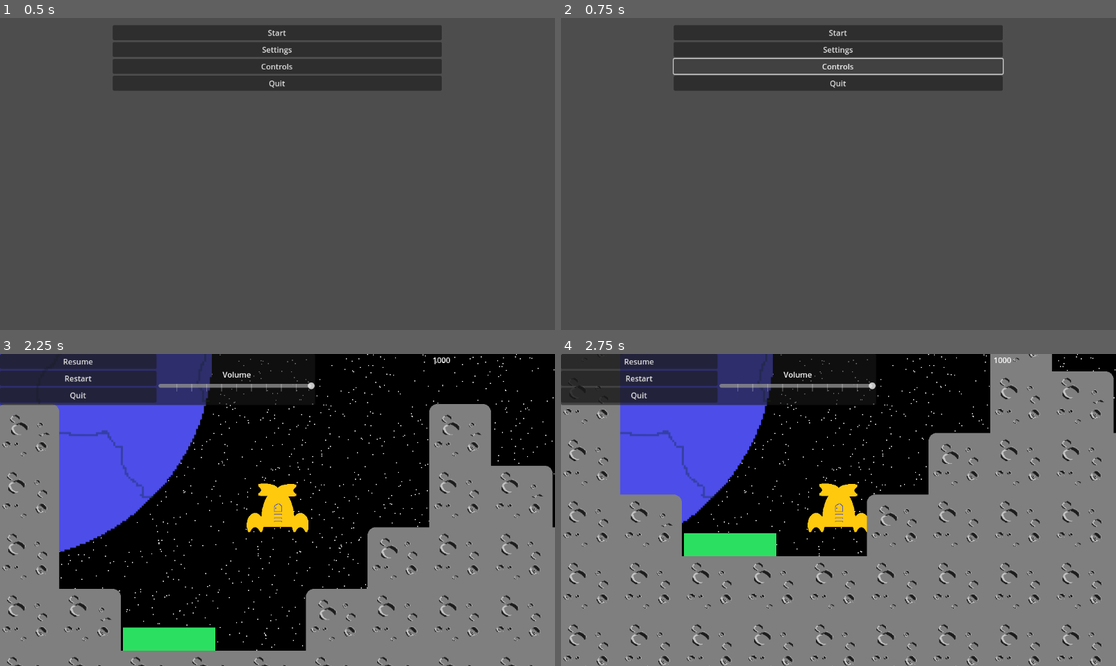
Above: before the commit, frames 1-4 (two rows, left to right).
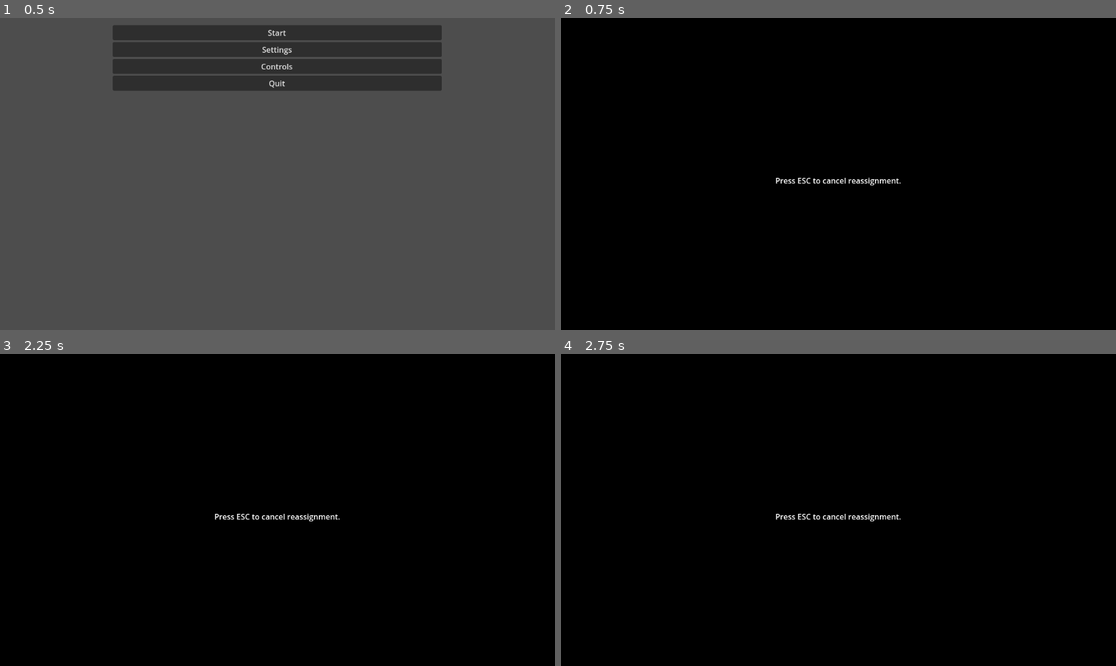
Above: after the commit, the same moments.

Repository: acidmath/DialIt
Game: Godot game, scene res://GameManager.tscn
The game is run twice, just before and just after one commit, with the same random seed, the same clock (stepped at 60 frames per second) and the same inputs. Sound files missing from this copy of the repository are replaced by a short silence.
Inputs (mouse positions are in pixels of both pictures, inside the frame that each line leads up to):
- Up to frame 1 (0.5 s): no input
- Up to frame 2 (0.75 s): click "Controls" at 0.5 s
- Up to frame 3 (2.25 s): click (294, 510) at 1.25 s, where only the run after the commit has a clickable "Re-assign"; click (277, 369) at 2 s, where only the run before the commit has a clickable "Start"
- Up to frame 4 (2.75 s): no input

Frame 1 is identical in both runs. In frame 2, 100% of the frame differs, in the area x 0-100%, y 0-100%; in frame 3, 56%; in frame 4, 79%.

Commit message:
begin controls page

Diff:
--- a/Main.tscn
+++ b/Main.tscn
@@ -516,6 +516,7 @@
 [node name="CanvasLayer" type="CanvasLayer" parent="."]
 
 [node name="PauseMenu" parent="CanvasLayer" instance=ExtResource("14_ml8ns")]
+visible = false
 
 [node name="CanvasLayer2" type="CanvasLayer" parent="."]
 
--- /dev/null
+++ b/input_mapping.gd
@@ -0,0 +1,19 @@
+extends Control
+class_name InputMappingMenu
+
+var isReassigning : bool
+
+func _process(delta: float) -> void:
+	if Input.is_action_pressed("esc"):
+		if isReassigning:
+			%InputReassignmentPanel.visible = false
+			isReassigning = false
+		else:
+			return_to_main_menu()
+
+func return_to_main_menu():
+	get_tree().change_scene_to_file("res://start_menu.tscn")
+
+func thrust_button_pressed():
+	pass
+	#showDialog("thrust")
--- /dev/null
+++ b/input_mapping_menu.tscn
@@ -0,0 +1,76 @@
+[gd_scene load_steps=3 format=3 uid="uid://bs3nqou230e0y"]
+
+[ext_resource type="Script" path="res://input_mapping.gd" id="1_6x0bj"]
+
+[sub_resource type="StyleBoxFlat" id="StyleBoxFlat_xvk60"]
+bg_color = Color(0, 0, 0, 1)
+
+[node name="InputMappingMenu" type="Control"]
+layout_mode = 3
+anchors_preset = 15
+anchor_right = 1.0
+anchor_bottom = 1.0
+grow_horizontal = 2
+grow_vertical = 2
+script = ExtResource("1_6x0bj")
+
+[node name="CenterContainer" type="CenterContainer" parent="."]
+layout_mode = 1
+anchors_preset = 15
+anchor_right = 1.0
+anchor_bottom = 1.0
+grow_horizontal = 2
+grow_vertical = 2
+
+[node name="VBoxContainer" type="VBoxContainer" parent="CenterContainer"]
+layout_mode = 2
+
+[node name="ThrustInput" type="HBoxContainer" parent="CenterContainer/VBoxContainer"]
+layout_mode = 2
+
+[node name="ThrustLabel" type="Label" parent="CenterContainer/VBoxContainer/ThrustInput"]
+layout_mode = 2
+text = "Thrust"
+
+[node name="ThrustValueLabel" type="Label" parent="CenterContainer/VBoxContainer/ThrustInput"]
+layout_mode = 2
+
+[node name="ThrustButton" type="Button" parent="CenterContainer/VBoxContainer/ThrustInput"]
+layout_mode = 2
+text = "Re-assign"
+
+[node name="InputReassignmentPanel" type="Panel" parent="."]
+unique_name_in_owner = true
+layout_mode = 1
+anchors_preset = 15
+anchor_right = 1.0
+anchor_bottom = 1.0
+grow_horizontal = 2
+grow_vertical = 2
+theme_override_styles/panel = SubResource("StyleBoxFlat_xvk60")
+
+[node name="CenterContainer" type="CenterContainer" parent="InputReassignmentPanel"]
+layout_mode = 1
+anchors_preset = 8
+anchor_left = 0.5
+anchor_top = 0.5
+anchor_right = 0.5
+anchor_bottom = 0.5
+offset_left = -131.0
+offset_top = -25.0
+offset_right = 131.0
+offset_bottom = 25.0
+grow_horizontal = 2
+grow_vertical = 2
+
+[node name="VBoxContainer" type="VBoxContainer" parent="InputReassignmentPanel/CenterContainer"]
+layout_mode = 2
+alignment = 1
+
+[node name="InputMappingInstructionsLabel" type="Label" parent="InputReassignmentPanel/CenterContainer/VBoxContainer"]
+unique_name_in_owner = true
+layout_mode = 2
+
+[node name="EscLabel" type="Label" parent="InputReassignmentPanel/CenterContainer/VBoxContainer"]
+layout_mode = 2
+text = "Press ESC to cancel reassignment."
--- a/pause_menu.gd
+++ b/pause_menu.gd
@@ -33,8 +33,8 @@
 	resume()
 	get_tree().reload_current_scene()
 
-func _on_quit_pressed():
-	get_tree().quit()
+func _on_main_menu_pressed():
+	get_tree().change_scene_to_file("res://start_menu.tscn")
 
 func endGame(_player, _collision_normal):
 	self.visible = true
--- a/pause_menu.tscn
+++ b/pause_menu.tscn
@@ -32,9 +32,9 @@
 layout_mode = 2
 text = "Restart"
 
-[node name="quit" type="Button" parent="PanelContainer/HBoxContainer/VBoxContainer"]
+[node name="main_menu" type="Button" parent="PanelContainer/HBoxContainer/VBoxContainer"]
 layout_mode = 2
-text = "Quit"
+text = "Main Menu"
 
 [node name="VBoxContainer2" type="VBoxContainer" parent="PanelContainer/HBoxContainer"]
 layout_mode = 2
@@ -54,5 +54,5 @@
 
 [connection signal="pressed" from="PanelContainer/HBoxContainer/VBoxContainer/resume" to="." method="_on_resume_pressed"]
 [connection signal="pressed" from="PanelContainer/HBoxContainer/VBoxContainer/restart" to="." method="_on_restart_pressed"]
-[connection signal="pressed" from="PanelContainer/HBoxContainer/VBoxContainer/quit" to="." method="_on_quit_pressed"]
+[connection signal="pressed" from="PanelContainer/HBoxContainer/VBoxContainer/main_menu" to="." method="_on_main_menu_pressed"]
 [connection signal="value_changed" from="PanelContainer/HBoxContainer/VBoxContainer2/VolumeSlider" to="." method="volume_changed"]
--- a/start_menu.gd
+++ b/start_menu.gd
@@ -11,5 +11,8 @@
 func settings_button_pressed():
 	get_tree().change_scene_to_file("res://settings_menu.tscn")
 
+func controls_button_pressed():
+	get_tree().change_scene_to_file("res://input_mapping_menu.tscn")
+
 func quit_button_pressed():
 	get_tree().quit()
--- a/start_menu.tscn
+++ b/start_menu.tscn
@@ -39,4 +39,5 @@
 
 [connection signal="pressed" from="VBoxContainer/StartButton" to="." method="start_button_pressed"]
 [connection signal="pressed" from="VBoxContainer/SettingsButton" to="." method="settings_button_pressed"]
+[connection signal="pressed" from="VBoxContainer/ControlsButton" to="." method="controls_button_pressed"]
 [connection signal="pressed" from="VBoxContainer/QuitButton" to="." method="quit_button_pressed"]
